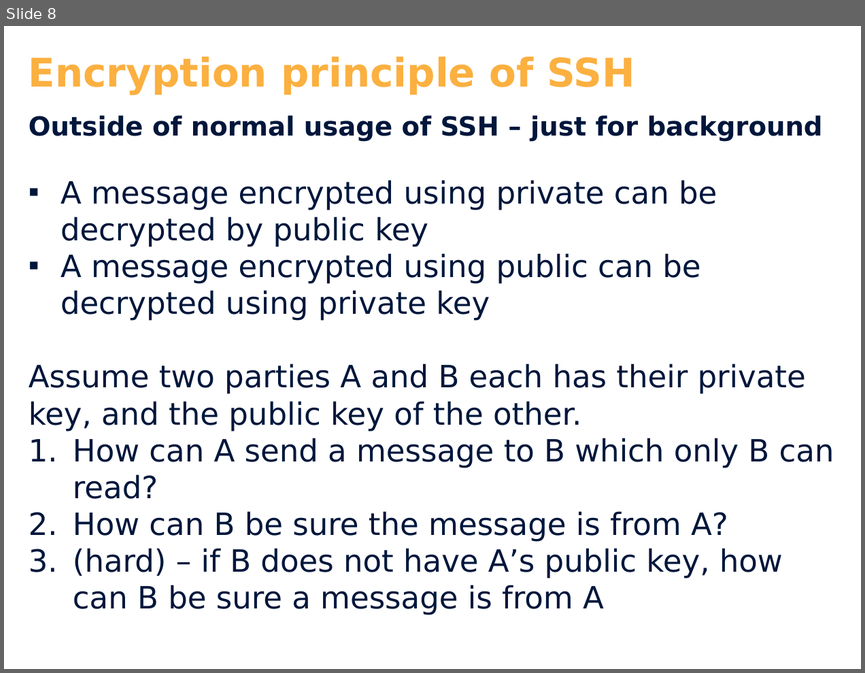
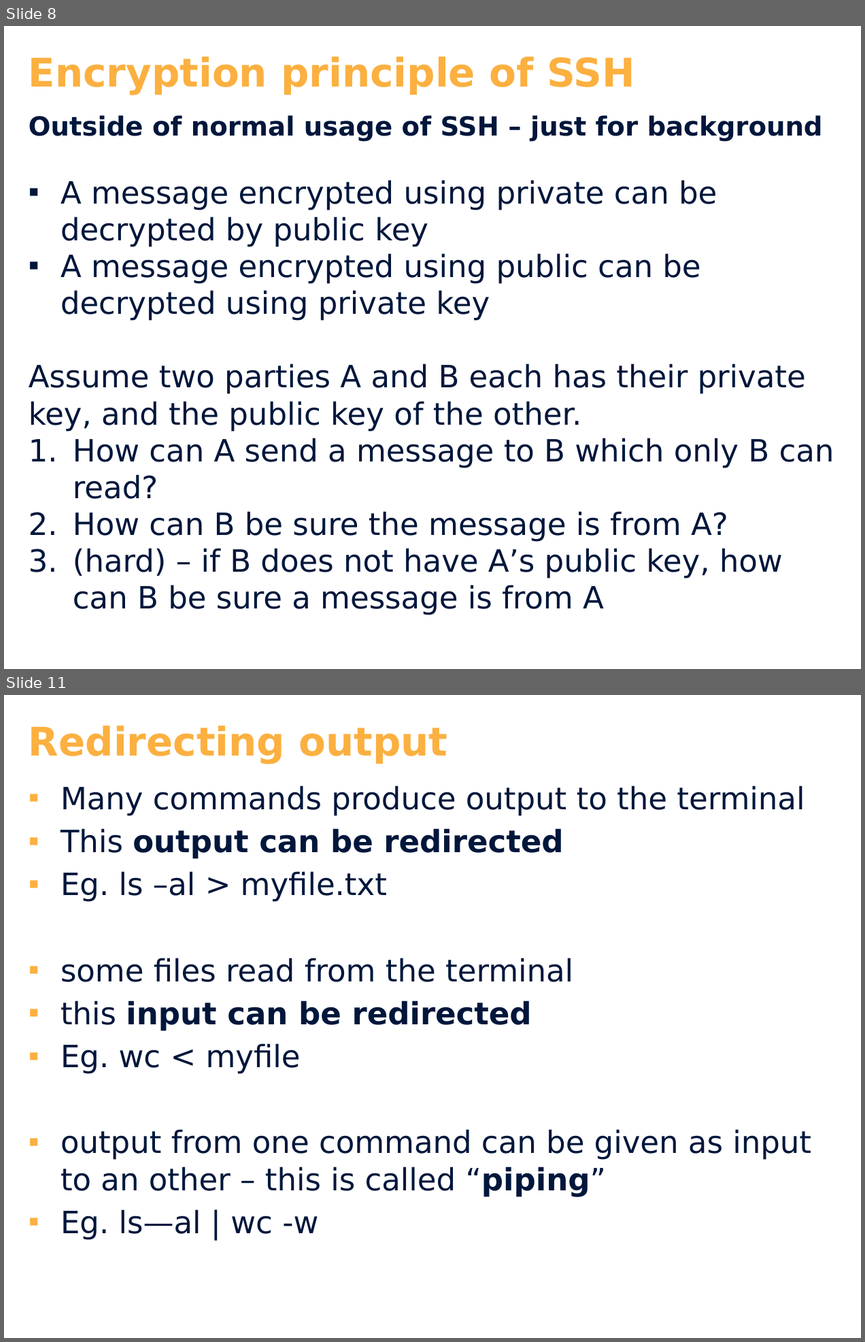
Before and after one commit to cphdat2sem2017-Cos/week01-OS-Linux, a slide deck: slides/Day_2.pptx. Shown one above the other, each under a label of ours: slide 8 before the commit, slides 8 and 11 after it; the slides between them are not shown. The pictures are 865x673 and 865x1342 pixels, drawn with LibreOffice and Linux fonts; fonts in the diff are those of the drawing; background and template pictures are left out. Boxes give left, top, right and bottom in pixels: in the first picture for what was removed or moved away, otherwise in the second. Text is boxed around its words. In the diff, an @@ line names an element or a change of style, - is before the commit and + after.

```diff
--- a/slides/Day_2.pptx
+++ b/slides/Day_2.pptx
@@ slide 11 added at box(4, 695, 861, 1338), background #FFFFFF @@
@@ text added at box(28, 726, 447, 764), 36 pt, text #FBB040, bold @@
+Redirecting output
@@ text added at box(60, 785, 811, 1239), 28 pt, text #00163B @@
+▪ Many commands produce output to the terminal
+▪ This output can be redirected
+▪ Eg. ls –al > myfile.txt
+▪ some files read from the terminal
+▪ this input can be redirected
+▪ Eg. wc < myfile
+▪ output from one command can be given as input to an other – this is called “piping”
+▪ Eg. ls—al | wc -w
```
Also in this commit, not shown: 1 slide changed, 2 other slides added, 7 other files.
